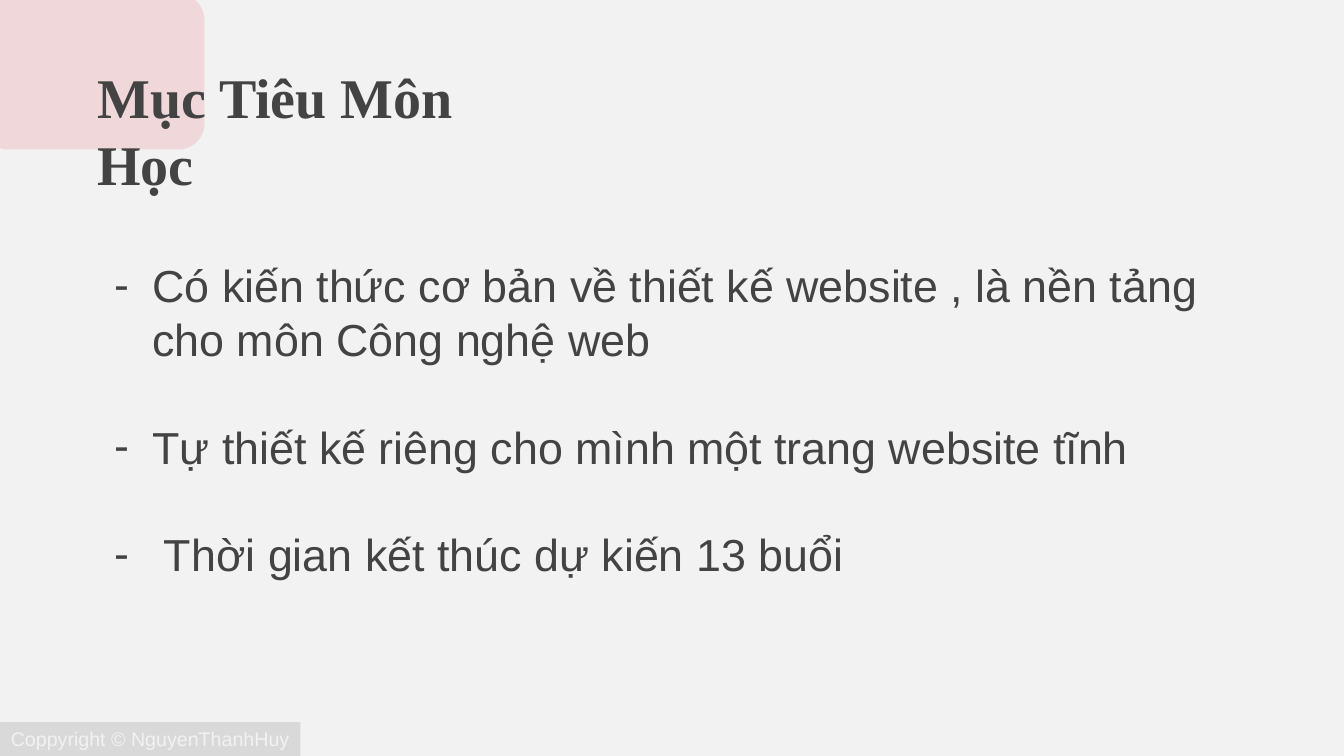
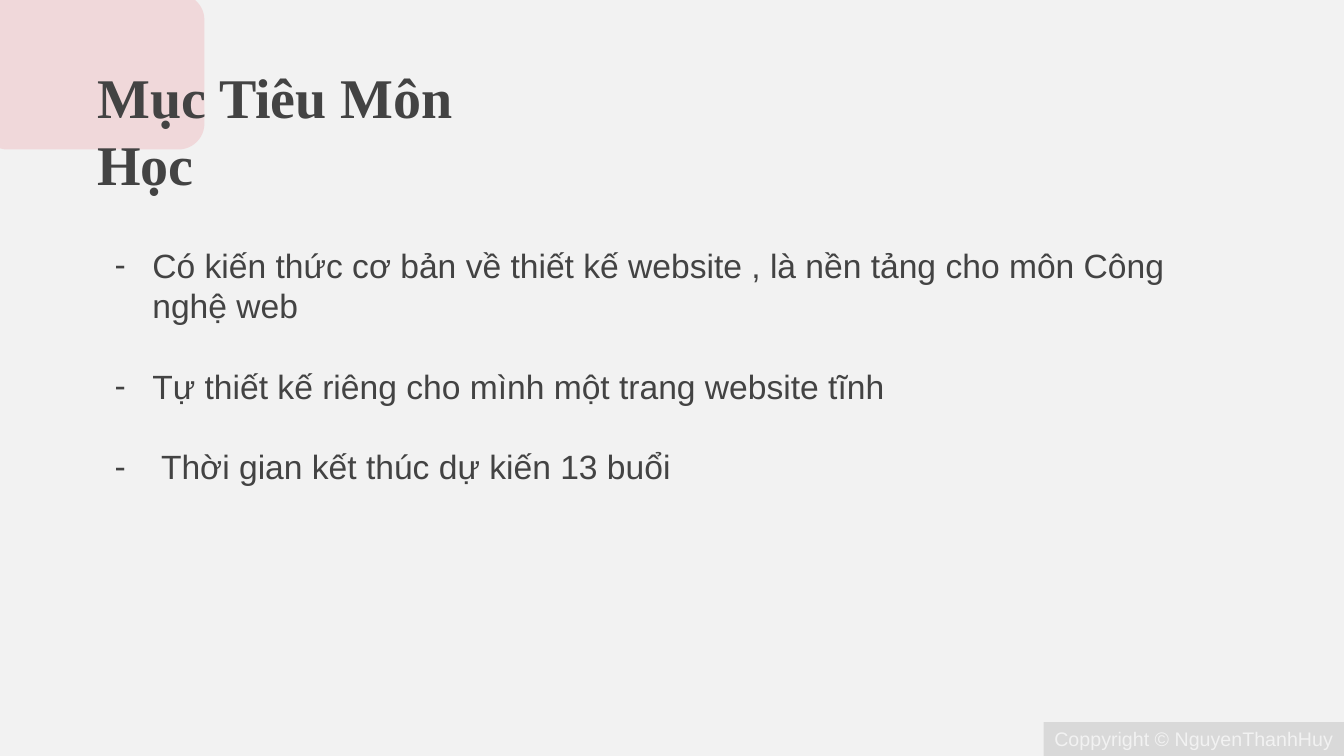
Before and after one commit to YoungBirds134/document_DevWeb, a slide deck: slide 2 of LapTrinhWeb.pptx. Drawn at 1344x756 pixels with LibreOffice and Linux fonts; fonts in the diff are those of the drawing. Boxes give left, top, right and bottom in pixels: in the first picture for what was removed or moved away, otherwise in the second. Text is boxed around its words. In the diff, an @@ line names an element or a change of style, - is before the commit and + after.

```diff
--- a/LapTrinhWeb.pptx
+++ b/LapTrinhWeb.pptx
@@ subtitle "Có kiến thức cơ bản ..." at <box>152,252,1164,486</box>: size 32 to 24 pt @@
@@ rectangle: place and size @@
-rectangle at <box>0,722,300,756</box>
+rectangle at <box>1044,722,1344,756</box>
```
Also in this commit, not shown: 8 other slides changed, 2 slides added.
